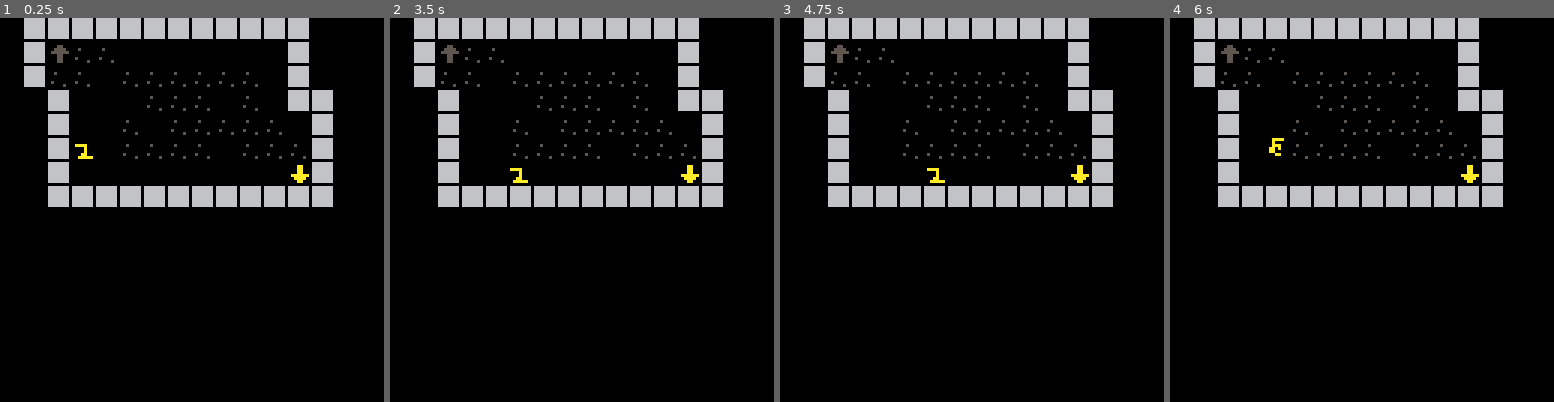
Above: before the commit, frames 1-4 (left to right).
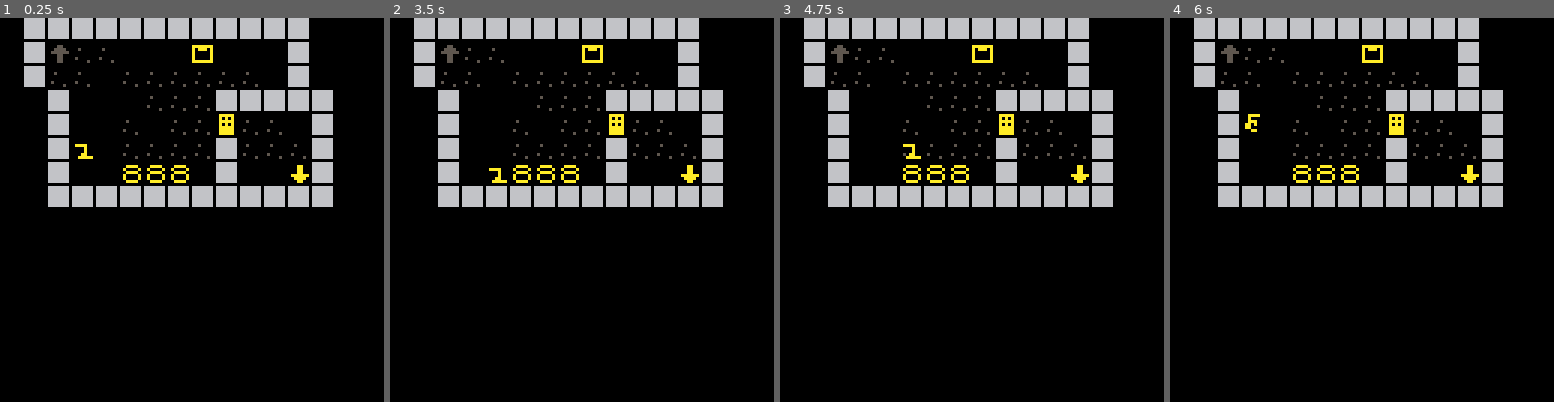
Above: after the commit, the same moments.

Repository: rhysormond/rogue
Game: PICO-8 cartridge rogue.p8
Same seed, same stepped clock (60 frames per second), same inputs: the game is played once before the commit and once after it.
Inputs:
- Up to frame 1 (0.25 s): no input
- Up to frame 2 (3.5 s): tap O (Z key) at 0.33, 0.7, 1.43, 2.22, 3.1 s; tap X (X key) at 1.07, 2.07, 2.4, 2.73, 3.07, 3.4 s; hold Left 1.97-2.37 s; hold Down 2.42-2.82 s; hold Right from 2.87 s (still down)
- Up to frame 3 (4.75 s): release Right at 3.53 s; hold Up 3.58-4.08 s; tap X (X key) every 0.33 s from 3.73 to 4.73 s; tap O (Z key) at 3.98 s; hold Right 4.13-4.53 s; hold Down from 4.58 s (still down)
- Up to frame 4 (6 s): tap O (Z key) at 4.87, 5.75 s; tap X (X key) at 5.07, 5.4, 5.73 s; release Down at 5.08 s; hold Left 5.13-5.8 s; hold Up from 5.85 s (still down)

The runs differ from the first frame. In frame 1, 2.2% of the frame differs, in the area x 32-75%, y 7-43%; in frame 2, 2.3%; in frame 3, 2.3%; in frame 4, 2.3%, in the area x 19-75%, y 7-43%.

Commit message:
feat: add more sprites

Diff:
--- a/rogue.p8
+++ b/rogue.p8
@@ -165,13 +165,13 @@
 end
 
 __gfx__
-00000000000000006666666000000000000000000000000000000000000000000000000000000000000000000000000000000000000000000000000000000000
-000000000000000066666660000000000000000000000000000000000000000000000000000000000000000000000000000000000000000000055000000aa000
-007007000050000066666660000000000000000000000000000000000000000000000000000000000000000000000000000000000000000000555500000aa000
-000770000000000066666660000000000000000000000000000000000000000000000000000000000000000000000000000000000000000005555550000aa000
-0007700000000000666666600000000000000000000000000000000000000000000000000000000000000000000000000000000000000000000550000aaaaaa0
-00700700050000006666666000000000000000000000000000000000000000000000000000000000000000000000000000000000000000000005500000aaaa00
-000000000000050066666660000000000000000000000000000000000000000000000000000000000000000000000000000000000000000000055000000aa000
+000000000000000066666660000000000000000000000000000000000000000000000000000000000000000000000000050000000aaaaa000000000000000000
+00000000000000006666666000000000000000000000000000000000000000000005000000aaaa0000000000aaaaaaa0050000000a0a0a0000055000000aa000
+0070070000500000666666600000000000000000000000000000000000000000000005000a0000a060000060a0aaa0a0050000000aaaaa0000555500000aa000
+00077000000000006666666000000000000000000000000000000000000000000050000000aaaa0060000060a00000a0050000000a0a0a0005555550000aa000
+0007700000000000666666600000000000000000000000000000000000000000055005000a0000a060000060a00000a0050000000aaaaa00000550000aaaaaa0
+0070070005000000666666600000000000000000000000000000000000000000050550500a0000a060000060a00000a0050000000aaaaa000005500000aaaa00
+00000000000005006666666000000000000000000000000000000000000000000055550000aaaa0066666660aaaaaaa0050000000aaaaa0000055000000aa000
 00000000000000000000000000000000000000000000000000000000000000000000000000000000000000000000000000000000000000000000000000000000
 00000000000000000000000000000000000000000000000000000000000000000000000000000000000000000000000000000000000000000000000000000000
 00000000000000000000000000000000000000000000000000000000000000000000000000000000000000000000000000000000000000000000000000000000
@@ -294,14 +294,14 @@
 0000000000aaaaa000000000000000a0000000000000000000000000000000000000000000000000000000000000000000000000000000000000000000000000
 000000000000000000000000000000a0000000000000000000000000000000000000000000000000000000000000000000000000000000000000000000000000
 __gff__
-0000010000000000000000000000000000000000000000000000000000000000000000000000000000000000000000000000000000000000000000000000000000000000000000000000000000000000000000000000000000000000000000000000000000000000000000000000000000000000000000000000000000000000
+0000010000000000000301030003000000000000000000000000000000000000000000000000000000000000000000000000000000000000000000000000000000000000000000000000000000000000000000000000000000000000000000000000000000000000000000000000000000000000000000000000000000000000
 0000000000000000000000000000000000000000000000000000000000000000000000000000000000000000000000000000000000000000000000000000000000000000000000000000000000000000000000000000000000000000000000000000000000000000000000000000000000000000000000000000000000000000
 __map__
 0002020202020202020202020200000000000000000000000000000000000000000000000000000000000000000000000000000000000000000000000000000000000000000000000000000000000000000000000000000000000000000000000000000000000000000000000000000000000000000000000000000000000000
-00020e0101000000000000000200000000000000000000000000000000000000000000000000000000000000000000000000000000000000000000000000000000000000000000000000000000000000000000000000000000000000000000000000000000000000000000000000000000000000000000000000000000000000
+00020e01010000000b0000000200000000000000000000000000000000000000000000000000000000000000000000000000000000000000000000000000000000000000000000000000000000000000000000000000000000000000000000000000000000000000000000000000000000000000000000000000000000000000
 0002010100010101010101000200000000000000000000000000000000000000000000000000000000000000000000000000000000000000000000000000000000000000000000000000000000000000000000000000000000000000000000000000000000000000000000000000000000000000000000000000000000000000
-0000020000000101010001000202000000000000000000000000000000000000000000000000000000000000000000000000000000000000000000000000000000000000000000000000000000000000000000000000000000000000000000000000000000000000000000000000000000000000000000000000000000000000
-0000020000010001010101010002000000000000000000000000000000000000000000000000000000000000000000000000000000000000000000000000000000000000000000000000000000000000000000000000000000000000000000000000000000000000000000000000000000000000000000000000000000000000
-0000020000010101010001010102000000000000000000000000000000000000000000000000000000000000000000000000000000000000000000000000000000000000000000000000000000000000000000000000000000000000000000000000000000000000000000000000000000000000000000000000000000000000
-0000020000000000000000000f02000000000000000000000000000000000000000000000000000000000000000000000000000000000000000000000000000000000000000000000000000000000000000000000000000000000000000000000000000000000000000000000000000000000000000000000000000000000000
+0000020000000101010202020202000000000000000000000000000000000000000000000000000000000000000000000000000000000000000000000000000000000000000000000000000000000000000000000000000000000000000000000000000000000000000000000000000000000000000000000000000000000000
+0000020000010001010d01010002000000000000000000000000000000000000000000000000000000000000000000000000000000000000000000000000000000000000000000000000000000000000000000000000000000000000000000000000000000000000000000000000000000000000000000000000000000000000
+0000020000010101010201010102000000000000000000000000000000000000000000000000000000000000000000000000000000000000000000000000000000000000000000000000000000000000000000000000000000000000000000000000000000000000000000000000000000000000000000000000000000000000
+0000020000090909000200000f02000000000000000000000000000000000000000000000000000000000000000000000000000000000000000000000000000000000000000000000000000000000000000000000000000000000000000000000000000000000000000000000000000000000000000000000000000000000000
 0000020202020202020202020202000000000000000000000000000000000000000000000000000000000000000000000000000000000000000000000000000000000000000000000000000000000000000000000000000000000000000000000000000000000000000000000000000000000000000000000000000000000000
